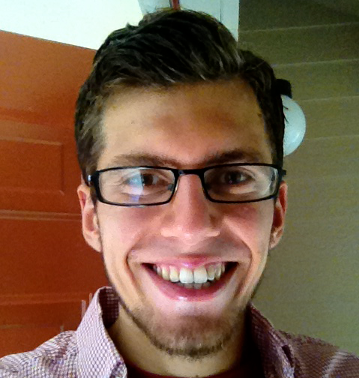
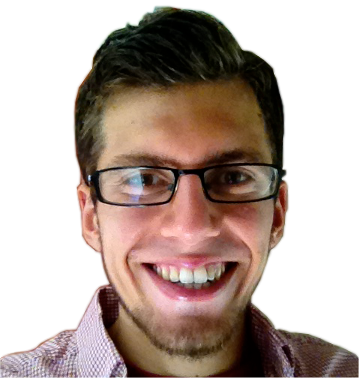
The second w=359, h=378 image is a revision of the first. Changes to its layers:
added layer "white-bg-portrait" above "profile-photo.jpg" over [left=0, top=0, right=359, bottom=378]
hid "profile-photo.jpg" over [left=0, top=0, right=359, bottom=378]
